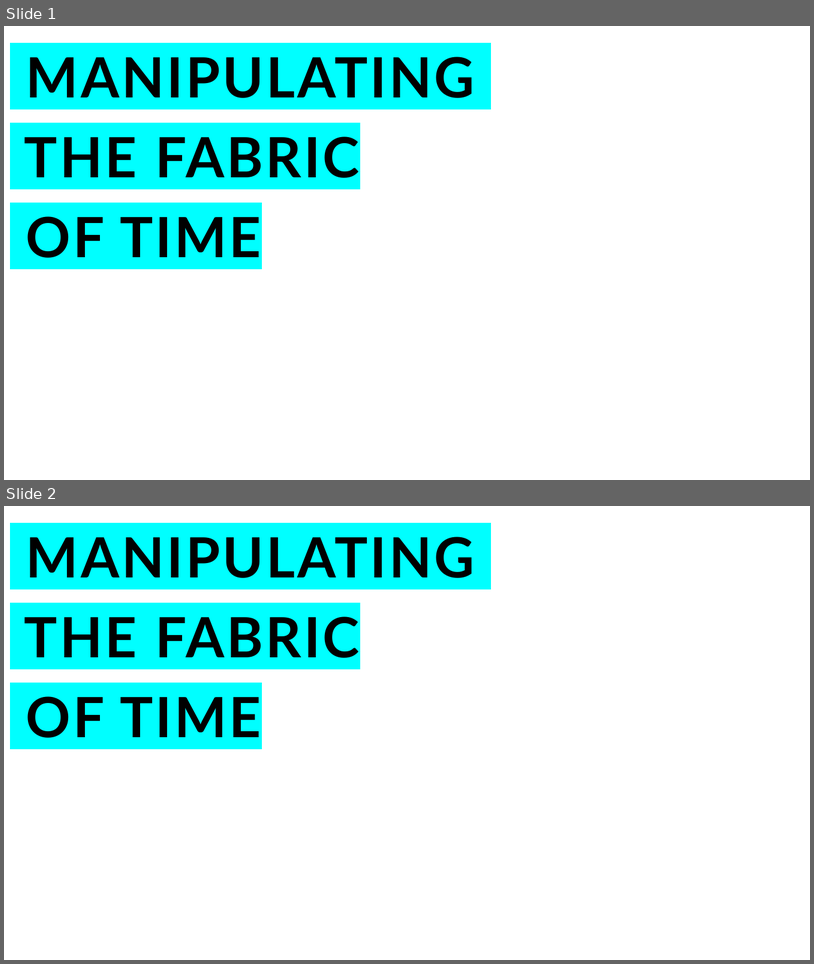
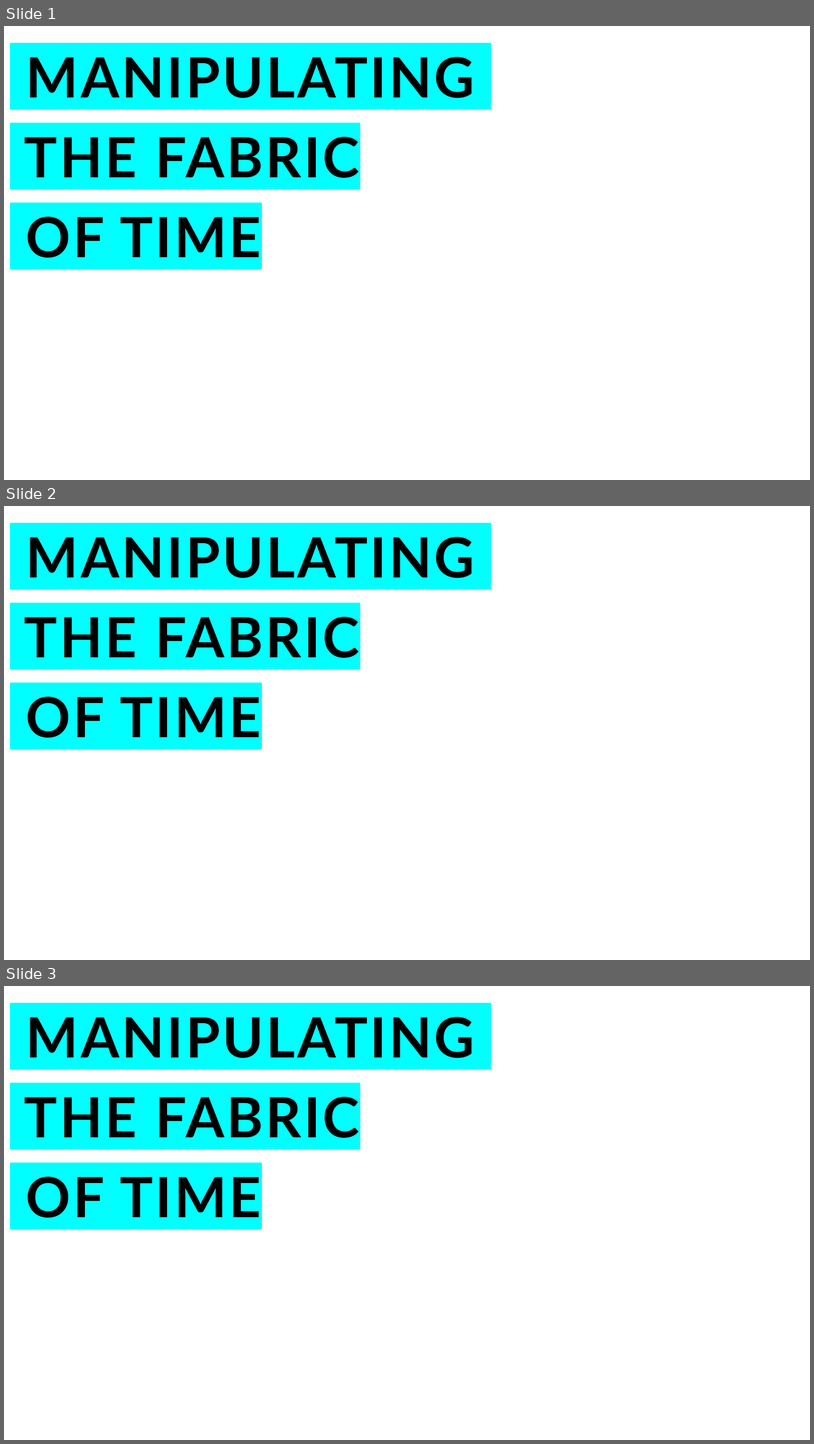
Before and after one commit to GordonBeeming-Content/WebApplicationFactory_ISystemClock, a slide deck: thumbnail.pptx. Shown one above the other, each under a label of ours: slides 1 and 2 before the commit, slides 1, 2 and 3 after it. The pictures are 814x964 and 814x1444 pixels, drawn with LibreOffice and Linux fonts; fonts in the diff are those of the drawing; background and template pictures are left out. Boxes give left, top, right and bottom in pixels: in the first picture for what was removed or moved away, otherwise in the second. Text is boxed around its words. In the diff, an @@ line names an element or a change of style, - is before the commit and + after.

```diff
--- a/thumbnail.pptx
+++ b/thumbnail.pptx
@@ slide 2 added at (4,506,810,960), background picture (left out) @@
@@ title added at (24,537,475,738), 66 pt, text #000000, bold @@
+MANIPULATING
+THE FABRIC
+OF TIME
@@ what was slide 2 is now slide 3 @@
```
Also in this commit, not shown: 1 other file.
